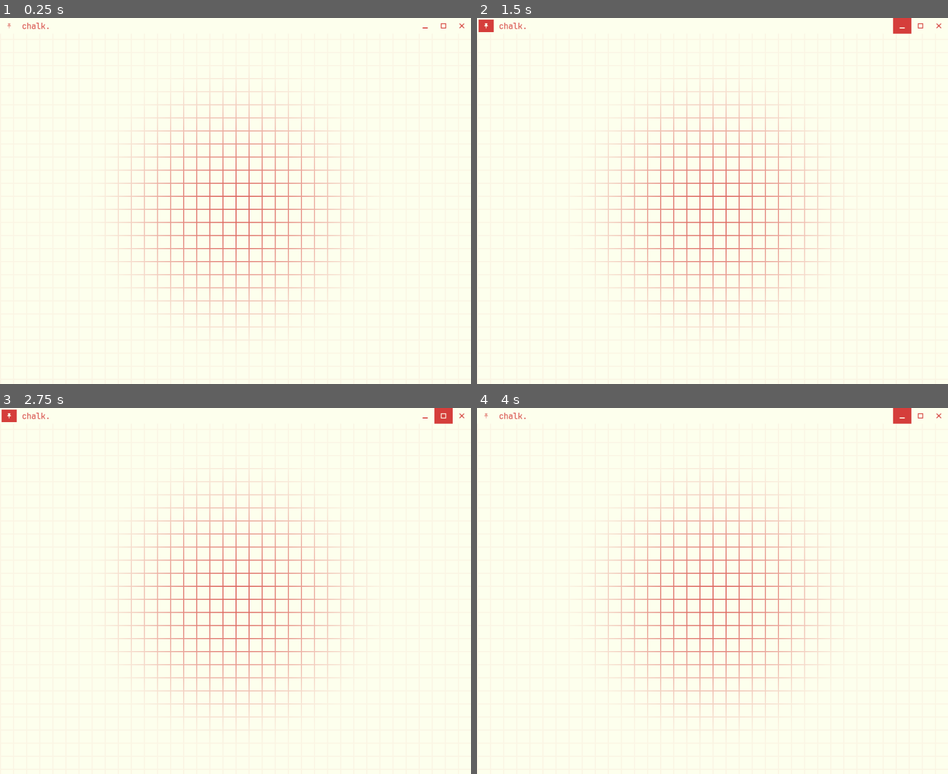
Above: before the commit, frames 1-4 (two rows, left to right).
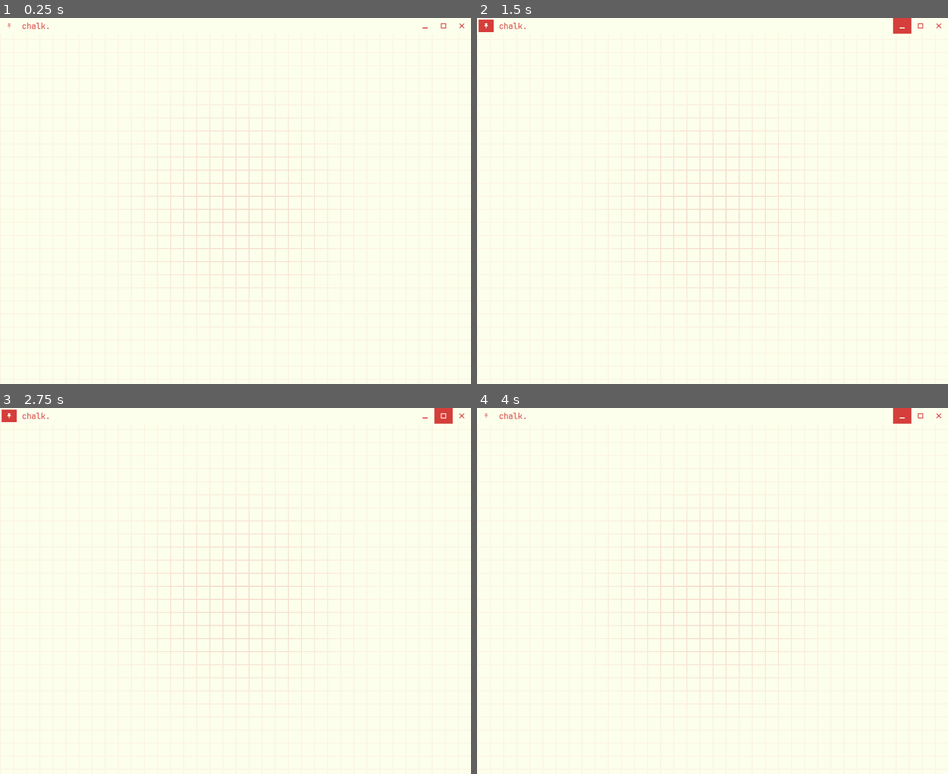
Above: after the commit, the same moments.

Repository: kyecedar/chalk
Game: Godot game, scene res://scenes/window/window.tscn
The game is run twice, just before and just after one commit, with the same random seed, the same clock (stepped at 60 frames per second) and the same inputs.
Inputs (mouse positions are in pixels of both pictures, inside the frame that each line leads up to):
- Up to frame 1 (0.25 s): no input
- Up to frame 2 (1.5 s): click (486, 25) at 0.5 s; click (900, 25) at 1.25 s
- Up to frame 3 (2.75 s): click (442, 415) at 2 s
- Up to frame 4 (4 s): click (486, 415) at 2.75 s; click (900, 415) at 3.5 s

The runs differ from the first frame. In frame 1, 3.5% of the frame differs, in the area x 26-74%, y 21-83%; in frame 2, 3.5%; in frame 3, 3.5%; in frame 4, 3.5%.

Commit message:
grid optimization.

Diff:
--- a/scenes/world.tscn
+++ b/scenes/world.tscn
@@ -2,8 +2,8 @@
 
 [ext_resource type="Script" path="res://scripts/world.gd" id="1_56kru"]
 [ext_resource type="Shader" path="res://shaders/grid.gdshader" id="1_t8fcj"]
-[ext_resource type="Script" path="res://scripts/gribd.gd" id="2_42cje"]
 [ext_resource type="Texture2D" uid="uid://cb7xt48susrit" path="res://assets/grid/solid thick.png" id="2_gfpts"]
+[ext_resource type="Script" path="res://scripts/grid.gd" id="3_b4vgl"]
 
 [sub_resource type="ShaderMaterial" id="ShaderMaterial_fqdfx"]
 shader = ExtResource("1_t8fcj")
@@ -24,7 +24,7 @@
 texture = ExtResource("2_gfpts")
 region_enabled = true
 region_rect = Rect2(0, 0, 25, 25)
-script = ExtResource("2_42cje")
+script = ExtResource("3_b4vgl")
 
 [node name="notes" type="Control" parent="."]
 layout_mode = 3
--- a/scripts/gribd.gd
+++ /dev/null
@@ -1,20 +0,0 @@
-extends Sprite2D
-
-
-
-
-
-# Called when the node enters the scene tree for the first time.
-func _ready():
-	pass # Replace with function body.
-
-
-# Called every frame. 'delta' is the elapsed time since the previous frame.
-func _process(delta):
-	updateTextureOffset()
-
-
-
-func updateTextureOffset():
-	if material:
-		material.set_shader_parameter("offset", position)
--- a/scripts/grid.gd
+++ b/scripts/grid.gd
@@ -1,22 +1,35 @@
-@tool
-extends TextureRect
+extends Sprite2D
 
 
 
-@onready var camera : Camera2D = $"../camera"
-var offset := Vector2(-450, -350)
+@export var opacity : float = 0.2  :
+	set (value):
+		opacity = value
+		material.set_shader_parameter("opacity", value)
+
+@export var min_opacity : float = 0.05 :
+	set (value):
+		min_opacity = value
+		material.set_shader_parameter("min_opacity", value)
+
+@export var radius : float = 300  :
+	set (value):
+		radius = value
+		material.set_shader_parameter("radius", value)
+
+
+
+func _ready():
+	opacity     = opacity
+	min_opacity = min_opacity
+	radius      = radius
+
+
+func _process(_delta):
+	updateTextureOffset()
 
 
 
 func updateTextureOffset():
 	if material:
 		material.set_shader_parameter("offset", position)
-
-
-func _process(_delta):
-	#position = camera.position# + camera.offset + (size * scale * -0.5)
-	#scale = camera.zoom
-	#print("\n")
-	#print(position)
-	#print(Vector2(1,1) / scale)
-	updateTextureOffset()
--- a/shaders/grid.gdshader
+++ b/shaders/grid.gdshader
@@ -1,6 +1,5 @@
 shader_type canvas_item;
 
-uniform sampler2D grid_texture: filter_nearest, repeat_enable;
 uniform vec4 primary : source_color;
 uniform vec4 secondary : source_color;
 uniform float opacity;
